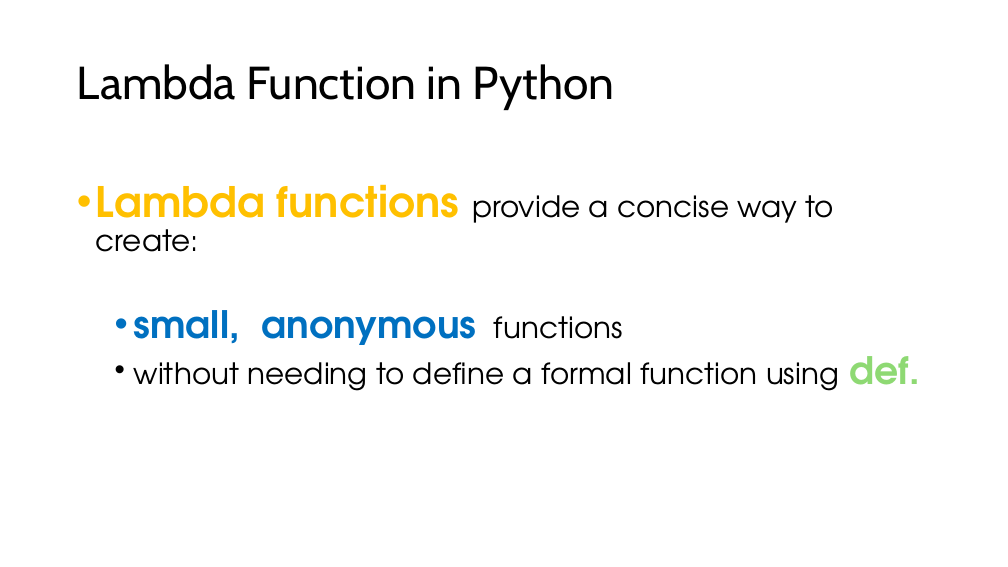
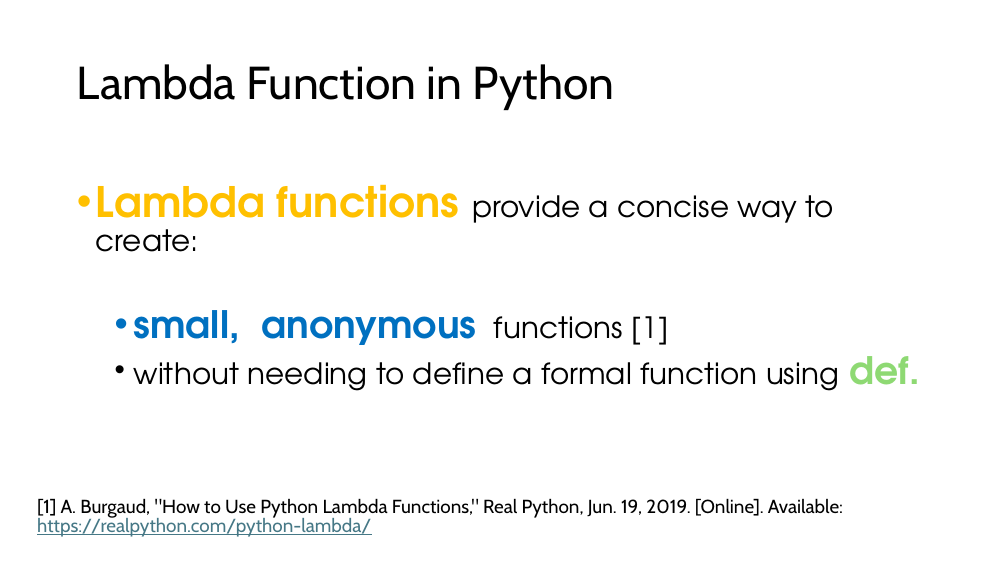
Before and after one commit to page10/Presentation, a slide deck: slide 3 of Presentation Lambda Function 4.pptx. Drawn at 1008x567 pixels with LibreOffice and Linux fonts; fonts in the diff are those of the drawing. Boxes give left, top, right and bottom in pixels: in the first picture for what was removed or moved away, otherwise in the second. Text is boxed around its words. In the diff, an @@ line names an element or a change of style, - is before the commit and + after.

```diff
--- a/Presentation Lambda Function 4.pptx
+++ b/Presentation Lambda Function 4.pptx
@@ text at [134, 310, 668, 345]: text changed @@
-  • small, anonymous functions
+  • small, anonymous functions [1]
@@ text added at [37, 498, 843, 537], 18 pt, text #000000 @@
+[1] A. Burgaud, "How to Use Python Lambda Functions," Real Python, Jun. 19, 2019. [Online]. Available: https://realpython.com/python-lambda/
```
Also in this commit, not shown: 4 other slides changed, 1 slide removed, 2 other files.
